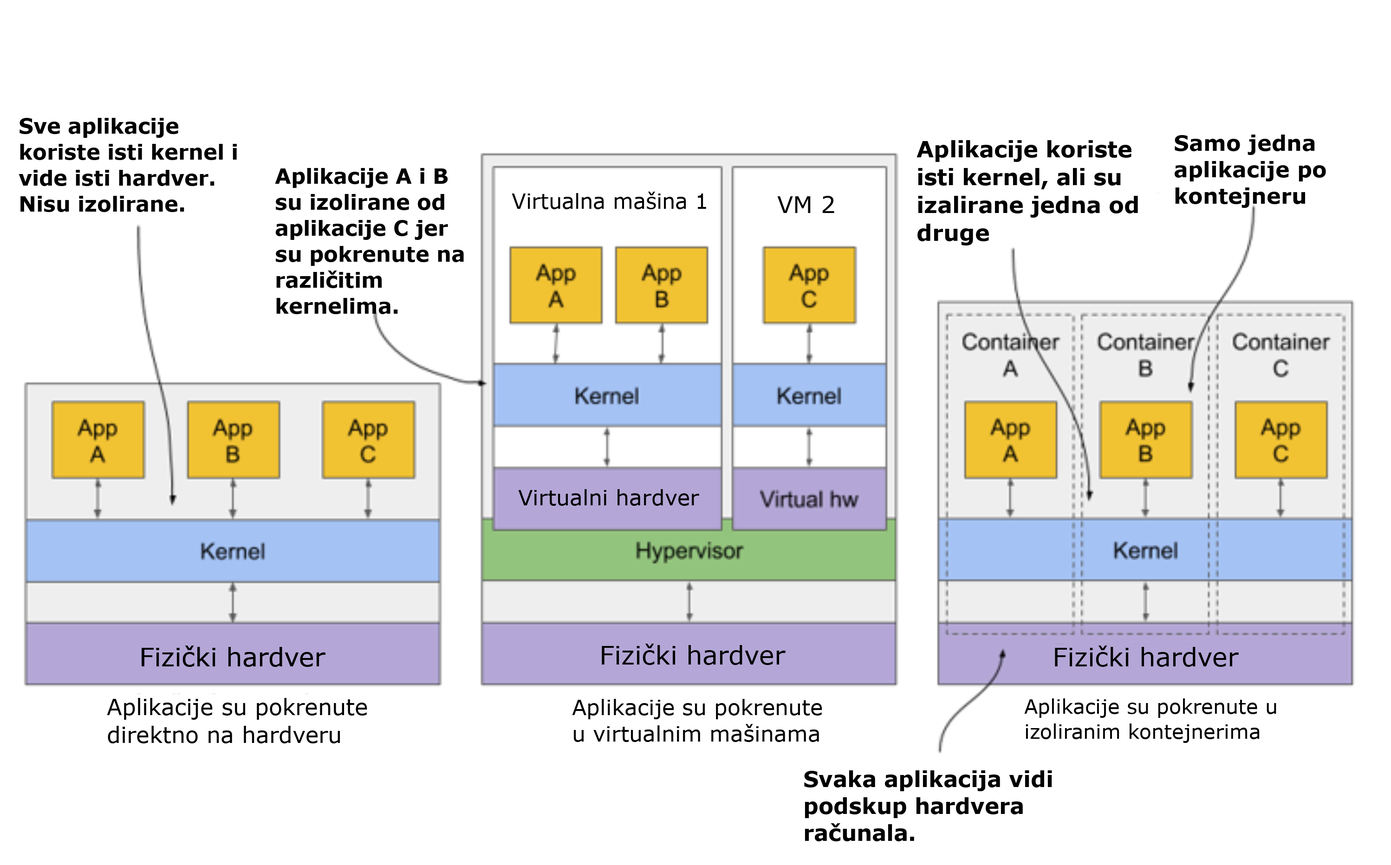
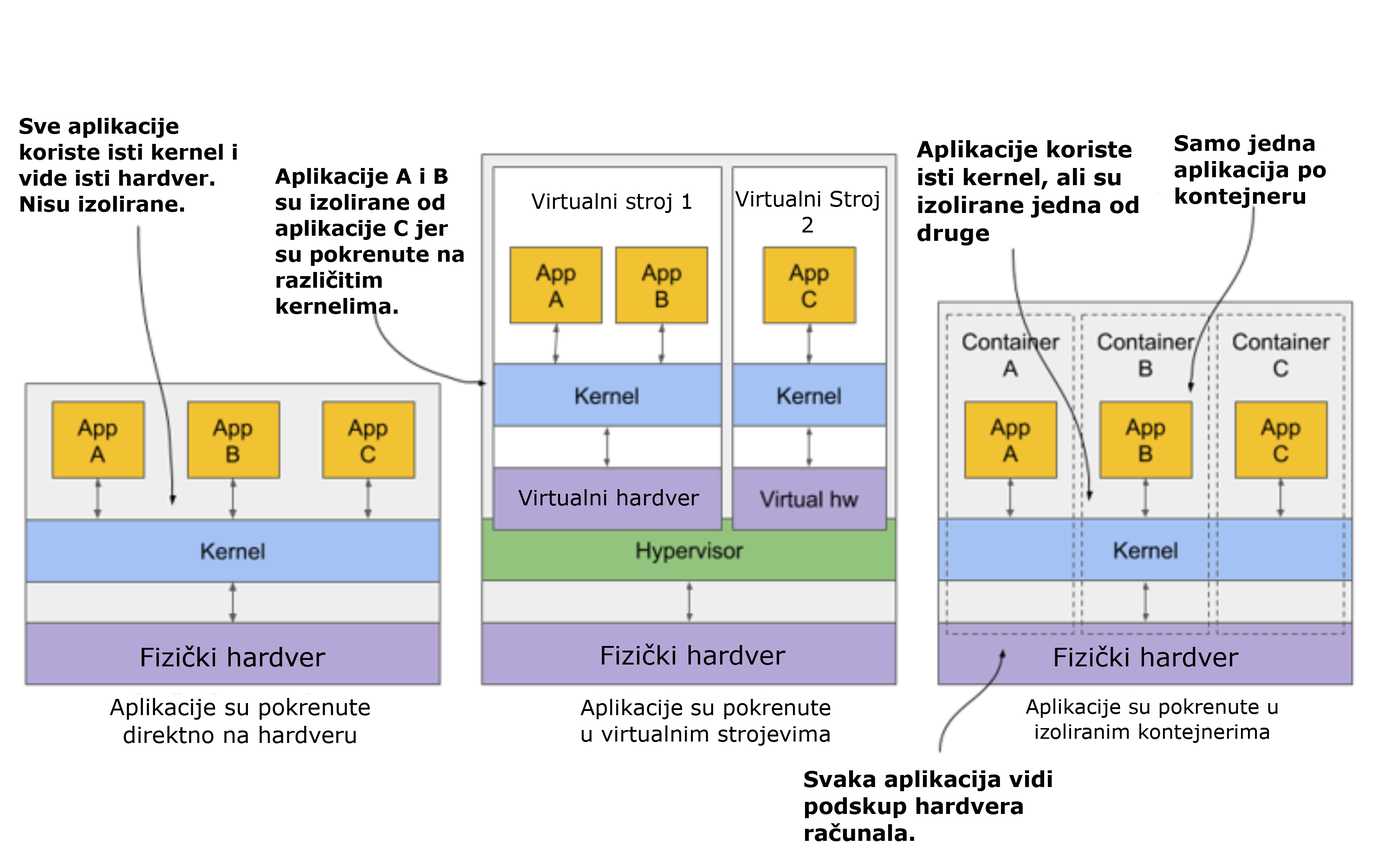
Before/after of a 1391×865 layered artwork. What changed in the layer stack:
renamed "VM 2" to "Virtualni Stroj 2", painted on it over [734, 190, 879, 233]
renamed "Virtualna mašina 1" to "Virtualni stroj 1", painted on it over [511, 191, 707, 214]
renamed "Samo jedna aplikacije po konte..." to "Samo jedna aplikacija po konte...", painted on it over [1275, 165, 1289, 178]
painted on "Aplikacije su pokrenute u izol..." over [1024, 698, 1278, 744]
painted on "Aplikacije su pokrenute u virt..." over [571, 699, 831, 746]
painted on "Aplikacije su pokrenute direkt..." over [106, 698, 370, 744]
painted on "Aplikacije koriste isti kernel..." over [938, 195, 1139, 218]
